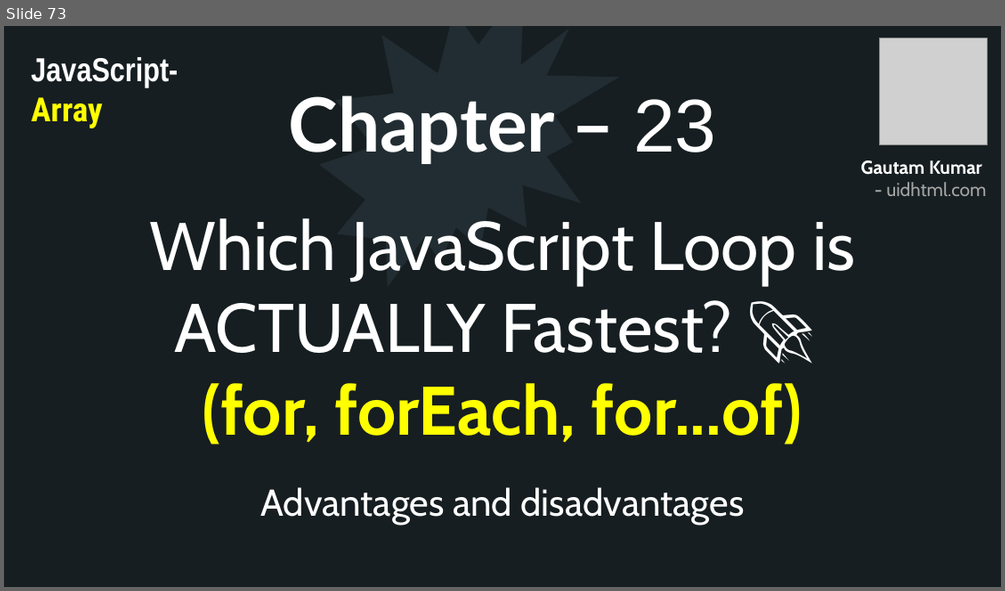
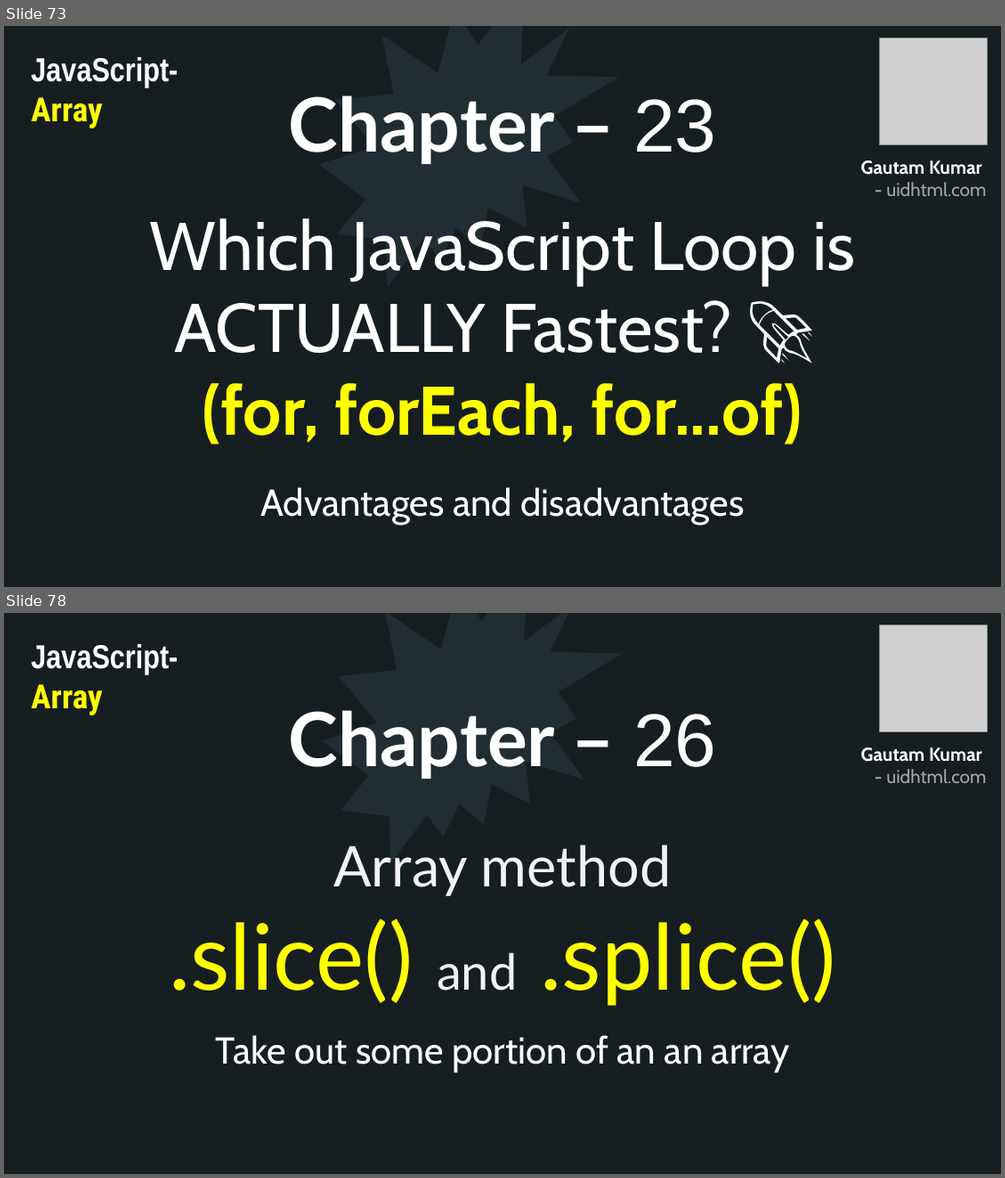
Before and after one commit to uidhtml/javascript-tutorials, a slide deck: Javascript Tutorials.pptx. Shown one above the other, each under a label of ours: slide 73 before the commit, slides 73 and 78 after it; the slides between them are not shown. The pictures are 1005x591 and 1005x1178 pixels, drawn with LibreOffice and Linux fonts; fonts in the diff are those of the drawing; grey boxes stand for pictures. Boxes give left, top, right and bottom in pixels: in the first picture for what was removed or moved away, otherwise in the second. Text is boxed around its words. In the diff, an @@ line names an element or a change of style, - is before the commit and + after.

Commit message:
Added chapter 26

```diff
--- a/Javascript Tutorials.pptx
+++ b/Javascript Tutorials.pptx
@@ slide 78 added at box(4, 613, 1001, 1174), background #2C3C43; not listed: 10 template elements that a slide beside it also shows @@
@@ rectangle added at box(4, 613, 1001, 1174), fill #161E22 @@
@@ irregular seal added at box(323, 613, 623, 863), fill #212D32 @@
@@ picture added at box(880, 625, 987, 732) @@
@@ text added at box(31, 644, 178, 715), 32 pt, text #FFFFFF, bold @@
+JavaScript- Array
@@ title added at box(288, 710, 716, 779), 72 pt, text #FFFFFF, bold @@
+Chapter – 26
@@ text added at box(861, 747, 986, 783), 18 pt, text #A6A6A6, bold @@
+Gautam Kumar
+- uidhtml.com
@@ text added at box(169, 844, 836, 1005), 88 pt, text #FFFF00 @@
+Array method
+.slice() and .splice()
@@ text added at box(216, 1035, 789, 1072), 36 pt, text #FFFFFF @@
+Take out some portion of an an array
```
Also in this commit, not shown: 6 slides changed, 6 other slides added, 21 other files.
